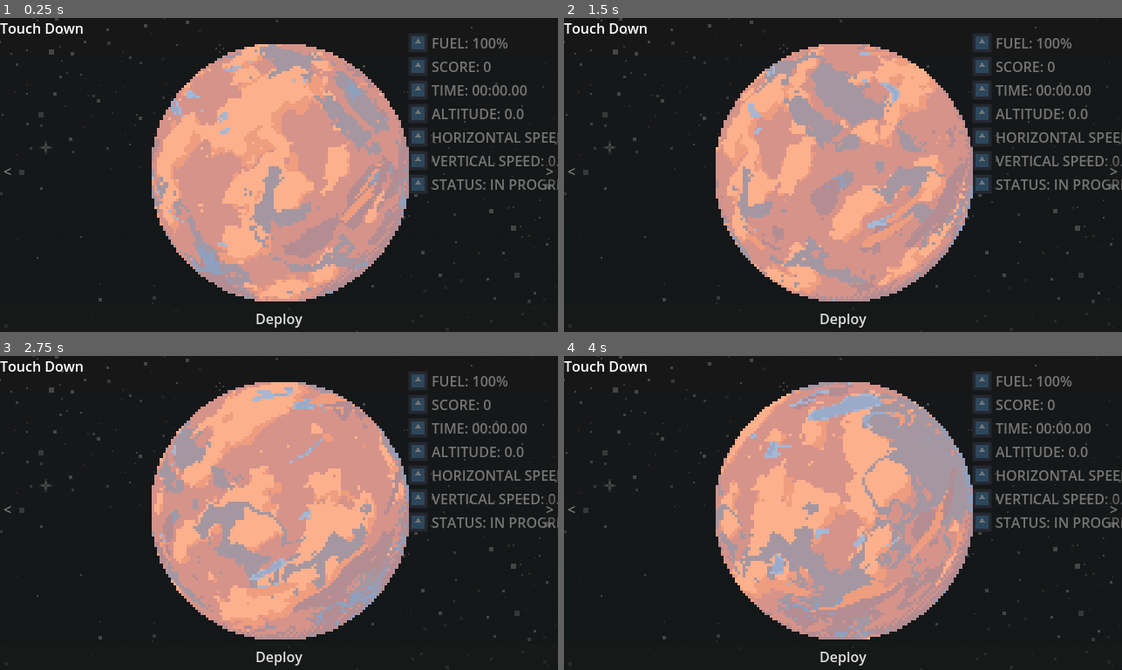
Above: before the commit, frames 1-4 (two rows, left to right).
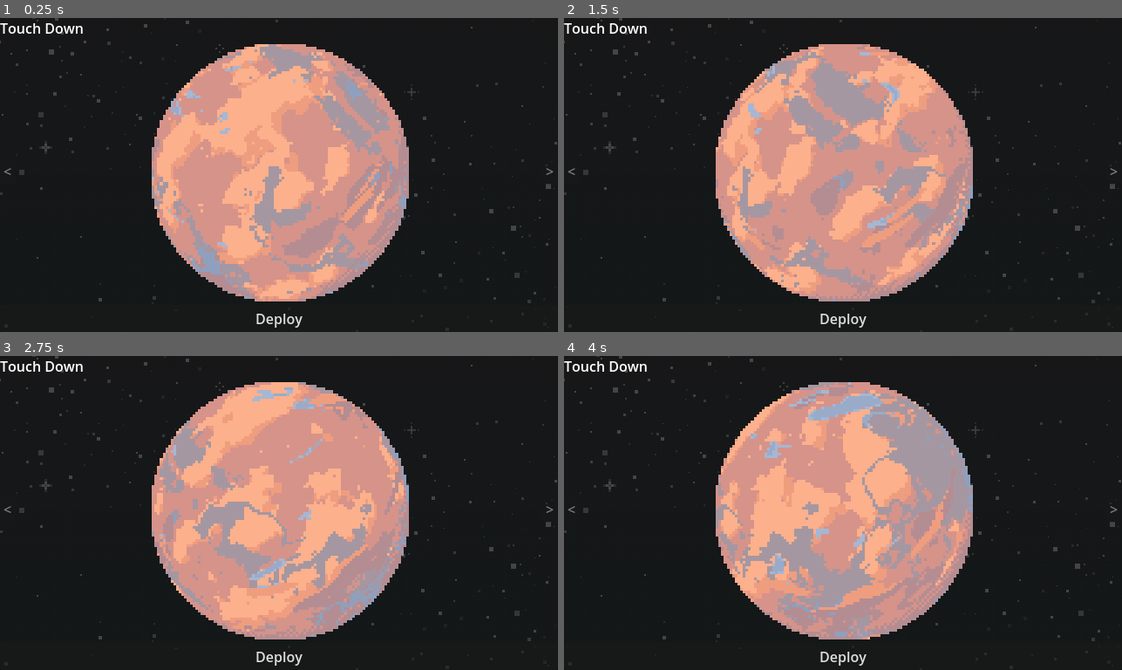
Above: after the commit, the same moments.

Repository: IvanoiuPetrut/touchdown
Game: Godot game, scene res://scenes/game.tscn
Same seed, same stepped clock (60 frames per second), same inputs: the game is played once before the commit and once after it. The engine's default icon, where the game draws it, is replaced by a stand-in: a white triangle on a blue panel in a dark square.
Inputs:
- Up to frame 1 (0.25 s): no input
- Up to frame 2 (1.5 s): hold E (rotate_right) 0.53-1.28 s; hold Space (boost) 0.53-1.28 s; hold Q (rotate_left) from 1.28 s (still down); tap Space (boost) at 1.35 s
- Up to frame 3 (2.75 s): release Q (rotate_left) at 2.03 s; hold E (rotate_right) from 2.03 s (still down); hold Space (boost) from 2.03 s (still down)
- Up to frame 4 (4 s): release Space (boost) at 2.78 s; tap Space (boost) at 2.85 s; release E (rotate_right) at 3.53 s; hold Q (rotate_left) from 3.53 s (still down); hold Space (boost) from 3.53 s (still down)

The runs differ from the first frame. In frame 1, 2.8% of the frame differs, in the area x 73-100%, y 5-57%; in frame 2, 2.8%; in frame 3, 2.8%; in frame 4, 2.8%.

Commit message:
fix: game ui does not show while in menu

Diff:
--- a/scripts/game_manager.gd
+++ b/scripts/game_manager.gd
@@ -19,6 +19,7 @@
 	menu_ui.level_selected.connect(_handle_level_selection)
 	has_landed = false
 	world.process_mode = Node.PROCESS_MODE_DISABLED
+	game_ui.visible = false  # Hide game UI initially
 	_update_ui()
 
 	# Create a timer for delayed actions after level completion
@@ -130,6 +131,7 @@
 	print("GameManager: ", world_id, " ", level_id)
 	_change_level(world_id, level_id)
 	menu_ui.visible = false
+	game_ui.visible = true  # Show game UI when starting game
 	world.process_mode = Node.PROCESS_MODE_INHERIT
 	menu_ui.process_mode = Node.PROCESS_MODE_DISABLED
 
@@ -162,6 +164,7 @@
 	print("Unlocked: World " + str(next_world) + " Level " + str(next_level))
 
 	# Save progress after unlocking
+	Levels.save_progress()
 
 # Timer timeout handler for level completion
 func _on_level_complete_timer_timeout():
@@ -176,6 +179,7 @@
 	world.process_mode = Node.PROCESS_MODE_DISABLED
 	menu_ui.process_mode = Node.PROCESS_MODE_INHERIT
 	menu_ui.visible = true
+	game_ui.visible = false  # Hide game UI when returning to menu
 
 	# Update the level buttons to reflect newly unlocked levels
 	menu_ui._update_level_buttons()
